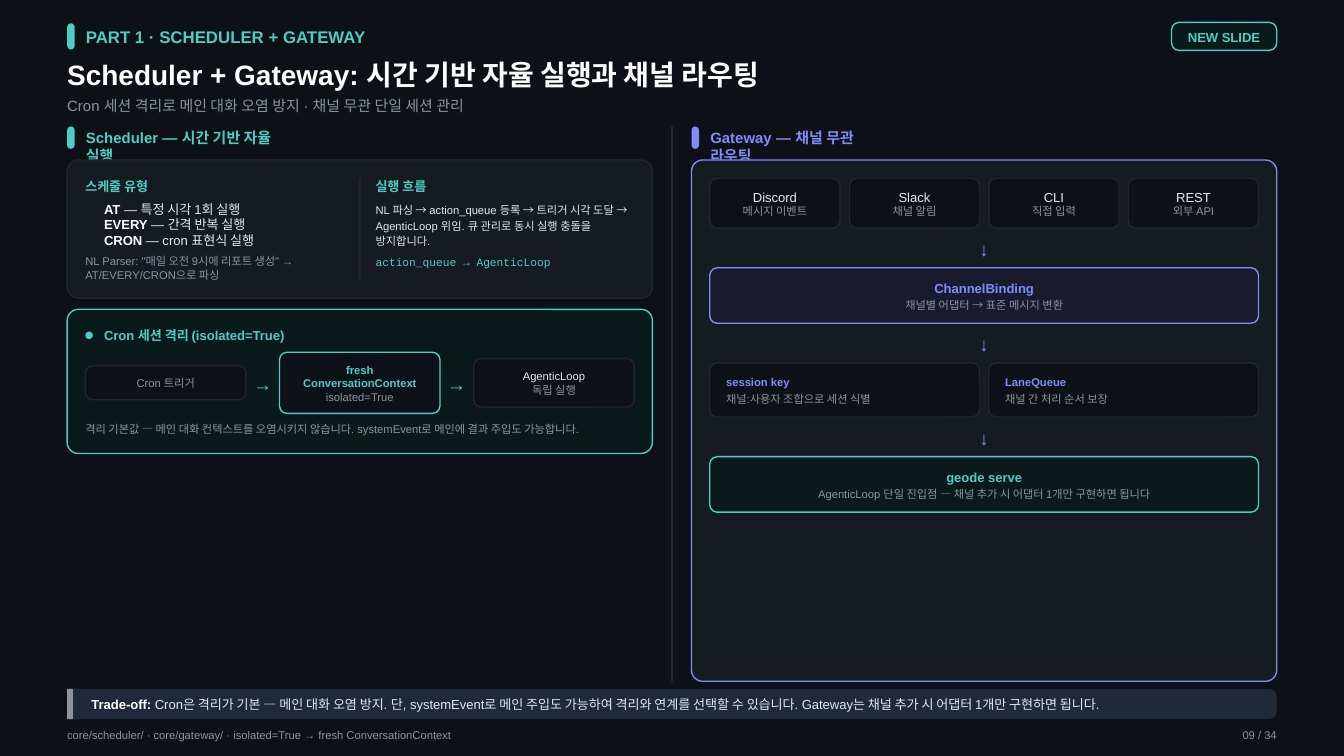
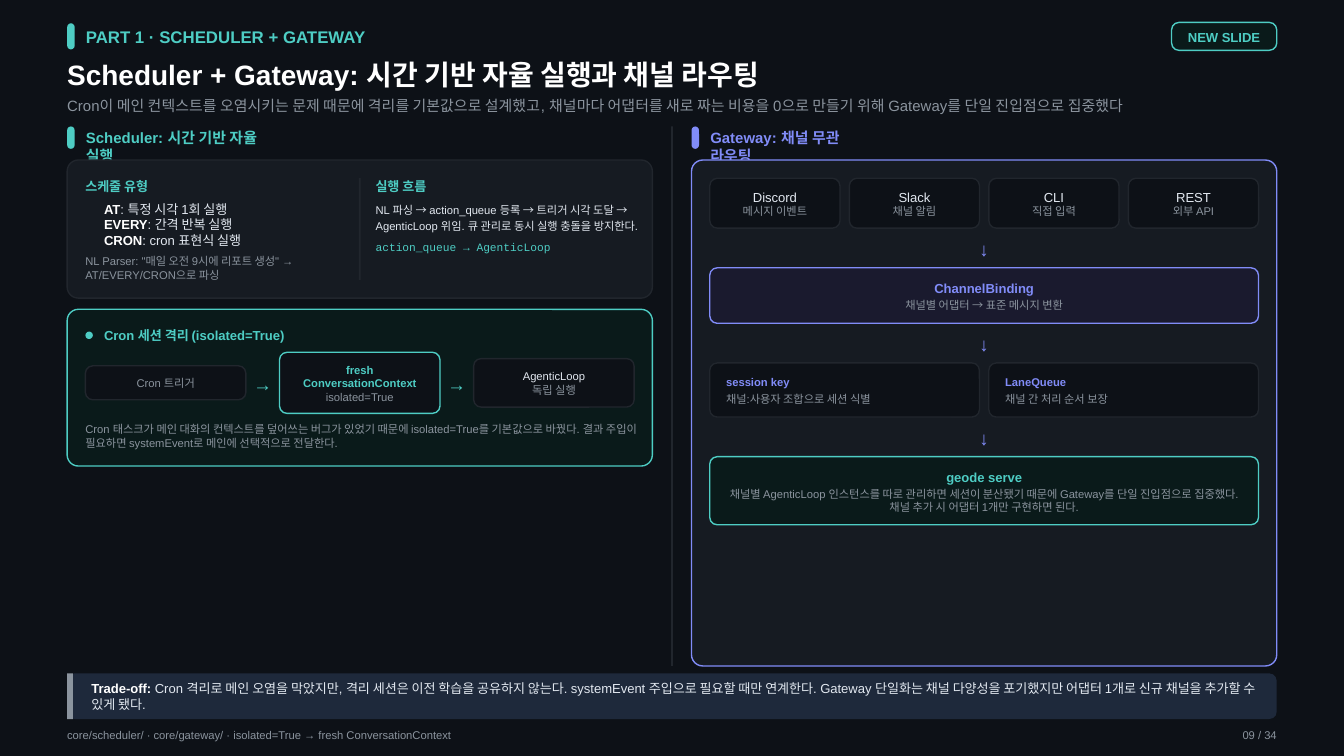
Before and after one commit to mangowhoiscloud/portfolio, a slide deck: slide 9 of geode/versions/v6/GEODE-Portfolio-v030.pptx. Drawn at 1344x756 pixels with LibreOffice and Linux fonts; fonts in the diff are those of the drawing. Boxes give left, top, right and bottom in pixels: in the first picture for what was removed or moved away, otherwise in the second. Text is boxed around its words. In the diff, an @@ line names an element or a change of style, - is before the commit and + after.

```diff
--- a/geode/versions/v6/GEODE-Portfolio-v030.pptx
+++ b/geode/versions/v6/GEODE-Portfolio-v030.pptx
@@ text at (67,98,1123,114): text changed @@
-Cron 세션 격리로 메인 대화 오염 방지 · 채널 무관 단일 세션 관리
+Cron이 메인 컨텍스트를 오염시키는 문제 때문에 격리를 기본값으로 설계했고, 채널마다 어댑터를 새로 짜는 비용을 0으로 만들기 위해 Gateway를 단일 진입점으로 집중했다
@@ text at (86,130,257,160): text changed @@
-Scheduler — 시간 기반 자율 실행
+Scheduler: 시간 기반 자율 실행
@@ rectangle: place and size @@
-rectangle at (671,126,672,681)
+rectangle at (671,126,672,665)
@@ text at (710,130,840,161): text changed @@
-Gateway — 채널 무관 라우팅
+Gateway: 채널 무관 라우팅
@@ rounded rectangle: place and size @@
-rounded rectangle at (692,160,1277,681)
+rounded rectangle at (692,160,1277,665)
@@ text at (104,203,241,246): text changed @@
-• AT — 특정 시각 1회 실행
-• EVERY — 간격 반복 실행
-• CRON — cron 표현식 실행
+• AT: 특정 시각 1회 실행
+• EVERY: 간격 반복 실행
+• CRON: cron 표현식 실행
@@ text at (376,204,638,233): text changed @@
-NL 파싱 → action_queue 등록 → 트리거 시각 도달 → AgenticLoop 위임. 큐 관리로 동시 실행 충돌을 방지합니다.
+NL 파싱 → action_queue 등록 → 트리거 시각 도달 → AgenticLoop 위임. 큐 관리로 동시 실행 충돌을 방지한다.
@@ text "action_queue → AgenticLoop": place and size @@
-text "action_queue → AgenticLoop" at (376,258,551,269)
+text "action_queue → AgenticLoop" at (376,243,551,254)
@@ rounded rectangle: place and size @@
-rounded rectangle at (67,309,652,453)
+rounded rectangle at (67,309,652,466)
@@ text at (85,424,637,449): text changed @@
-격리 기본값 — 메인 대화 컨텍스트를 오염시키지 않습니다. systemEvent로 메인에 결과 주입도 가능합니다.
+Cron 태스크가 메인 대화의 컨텍스트를 덮어쓰는 버그가 있었기 때문에 isolated=True를 기본값으로 바꿨다. 결과 주입이 필요하면 systemEvent로 메인에 선택적으로 전달한다.
@@ rounded rectangle: place and size @@
-rounded rectangle at (710,457,1258,512)
+rounded rectangle at (710,457,1258,526)
@@ text at (730,489,1238,512): text changed @@
-AgenticLoop 단일 진입점 — 채널 추가 시 어댑터 1개만 구현하면 됩니다
+채널별 AgenticLoop 인스턴스를 따로 관리하면 세션이 분산됐기 때문에 Gateway를 단일 진입점으로 집중했다. 채널 추가 시 어댑터 1개만 구현하면 된다.
@@ proportions changed in 4 elements at (692,160,1277,665), (67,309,652,466), (710,457,1258,526), (67,673,1277,719) @@
@@ rounded rectangle: place and size @@
-rounded rectangle at (67,689,1277,720)
+rounded rectangle at (67,673,1277,719)
@@ line moved from (70, 689) - (70, 719) to (70, 673) - (70, 719) @@
@@ text at (91,682,1255,710): text changed @@
-Trade-off: Cron은 격리가 기본 — 메인 대화 오염 방지. 단, systemEvent로 메인 주입도 가능하여 격리와 연계를 선택할 수 있습니다. Gateway는 채널 추가 시 어댑터 1개만 구현하면 됩니다.
+Trade-off: Cron 격리로 메인 오염을 막았지만, 격리 세션은 이전 학습을 공유하지 않는다. systemEvent 주입으로 필요할 때만 연계한다. Gateway 단일화는 채널 다양성을 포기했지만 어댑터 1개로 신규 채널을 추가할 수 있게 됐다.
```
Also in this commit, not shown: 33 other slides changed, 35 other files.
